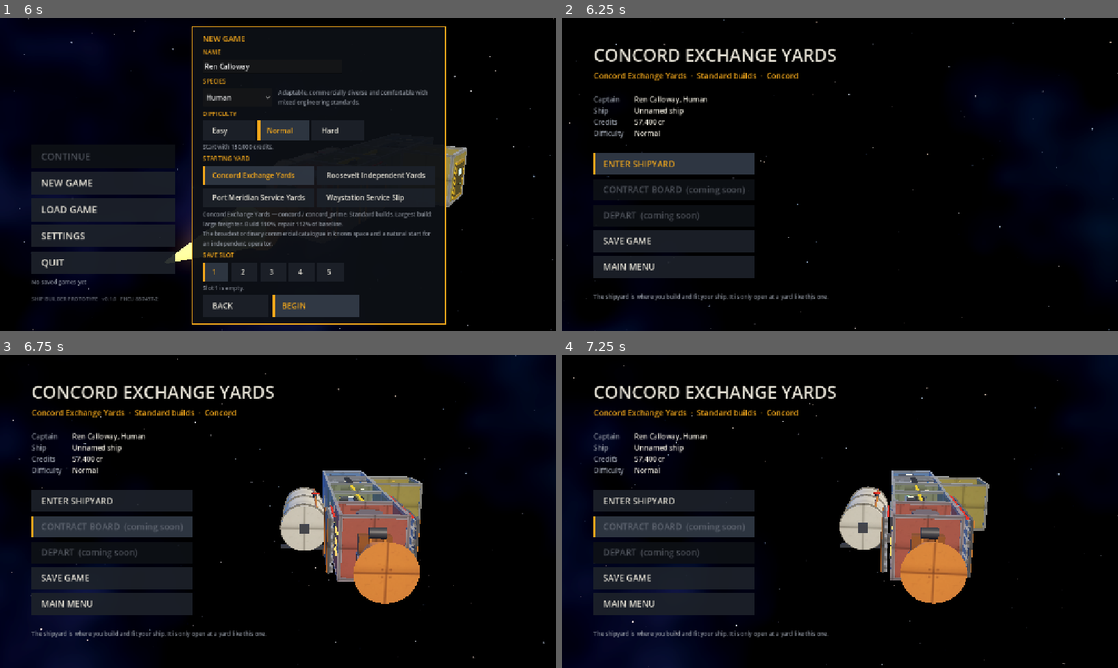
Above: before the commit, frames 1-4 (two rows, left to right).
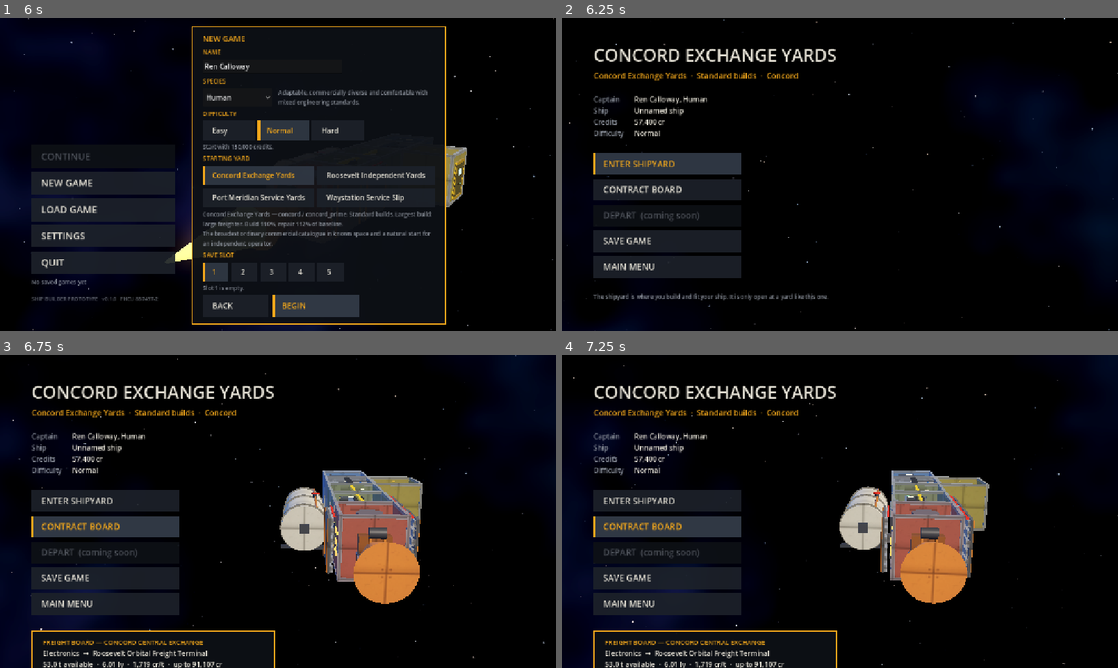
Above: after the commit, the same moments.

Repository: benjaminarthurt/FarHaul
Game: Godot game, scene res://scenes/boot.tscn
Two runs of this game, one before a commit and one after it. Both use one fixed random seed, a clock stepped at 60 frames per second and the inputs below.
Inputs (mouse positions are in pixels of both pictures, inside the frame that each line leads up to):
- Up to frame 1 (6 s): tap Enter at 0.5 s; move the mouse to (400, 158) at 0.52 s; hold Right 0.53-1.25 s; hold Ctrl 0.53-1.25 s; click (400, 158) at 0.67 s; tap Space at 0.77 s; click "NEW GAME" at 1.25 s; click "NEW GAME" at 2 s; click "Easy" at 2.75 s; click "Easy" at 3.5 s; click "Normal" at 4.25 s; click "Normal" at 5 s; click "BEGIN" at 5.75 s
- Up to frame 2 (6.25 s): no input
- Up to frame 3 (6.75 s): click (105, 527) at 6.5 s, where only the run after the commit has a clickable "CONTRACT BOARD"
- Up to frame 4 (7.25 s): no input

Frame 1 is identical in both runs. In frame 2, 0.8% of the frame differs, in the area x 7-35%, y 43-84%; in frame 3, 2.5%; in frame 4, 2.6%, in the area x 5-50%, y 43-100%.

Commit message:
Add data-driven freight board to dock

Diff:
--- a/scripts/dock.gd
+++ b/scripts/dock.gd
@@ -8,6 +8,8 @@
 var orbit := 0.0
 var fade: ColorRect
 var status: Label
+var contract_panel: PanelContainer
+var contract_list: VBoxContainer
 var leaving := false
 
 
@@ -129,7 +131,7 @@
 	menu.size_flags_horizontal = Control.SIZE_SHRINK_BEGIN
 	col.add_child(menu)
 	var yard_btn := _button(menu, "ENTER SHIPYARD", _enter_yard)
-	_button(menu, "CONTRACT BOARD  (coming soon)", Callable()).disabled = true
+	_button(menu, "CONTRACT BOARD", _show_contracts)
 	_button(menu, "DEPART  (coming soon)", Callable()).disabled = true
 	_button(menu, "SAVE GAME", _save)
 	_button(menu, "MAIN MENU", _main_menu)
@@ -137,6 +139,14 @@
 	status.add_theme_color_override("font_color", Brand.MUTED)
 	status.add_theme_font_size_override("font_size", 13)
 	col.add_child(status)
+	contract_panel = PanelContainer.new()
+	contract_panel.visible = false
+	contract_panel.add_theme_stylebox_override("panel", Brand.panel_box())
+	contract_panel.custom_minimum_size = Vector2(520, 0)
+	col.add_child(contract_panel)
+	contract_list = VBoxContainer.new()
+	contract_list.add_theme_constant_override("separation", 4)
+	contract_panel.add_child(contract_list)
 	var note := Brand.note("The shipyard is where you build and fit your ship. It is only open at a yard like this one.")
 	note.custom_minimum_size = Vector2(380, 0)
 	col.add_child(note)
@@ -189,6 +199,31 @@
 	tw.tween_callback(func() -> void: get_tree().change_scene_to_file(scene))
 
 
+func _show_contracts() -> void:
+	contract_panel.visible = not contract_panel.visible
+	for child in contract_list.get_children():
+		child.queue_free()
+	if not contract_panel.visible:
+		return
+	var system_id := Worlds.yard_system(String(Session.profile.world))
+	var port := Worlds.primary_port(system_id)
+	var heading := Brand.heading("FREIGHT BOARD — %s" % String(port.get("name", system_id)).to_upper(), 15)
+	contract_list.add_child(heading)
+	var offers := Contracts.offers_from(system_id)
+	if offers.is_empty():
+		contract_list.add_child(Brand.note("No profitable scheduled freight is posted here right now."))
+		return
+	for c in offers:
+		var goods := Worlds.commodity(String(c.commodity))
+		var destination := Worlds.port(String(c.destination_port_id))
+		var line := Label.new()
+		line.text = "%s  →  %s\n%.1f t available  ·  %.2f ly  ·  %s cr/t  ·  up to %s cr" % [
+			goods.name, destination.get("name", c.destination_system_id), float(c.offer), float(c.distance_ly),
+			ShipStats.commas(int(c.rate)), ShipStats.commas(roundi(float(c.offer) * float(c.rate)))]
+		line.add_theme_color_override("font_color", Brand.OFFWHITE)
+		contract_list.add_child(line)
+
+
 func _enter_yard() -> void:
 	Session.profile["location"] = "shipyard"
 	Session.save_profile()
